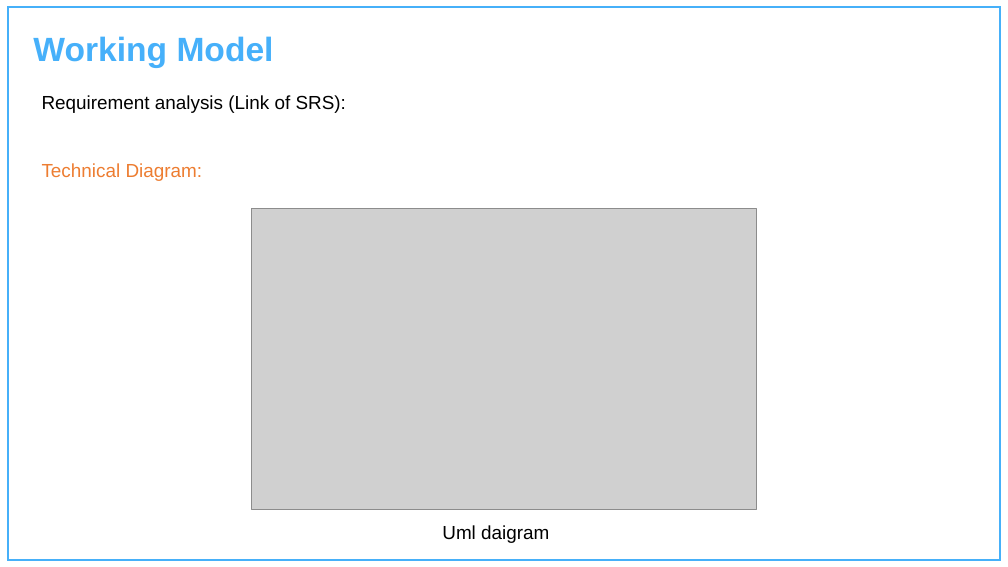
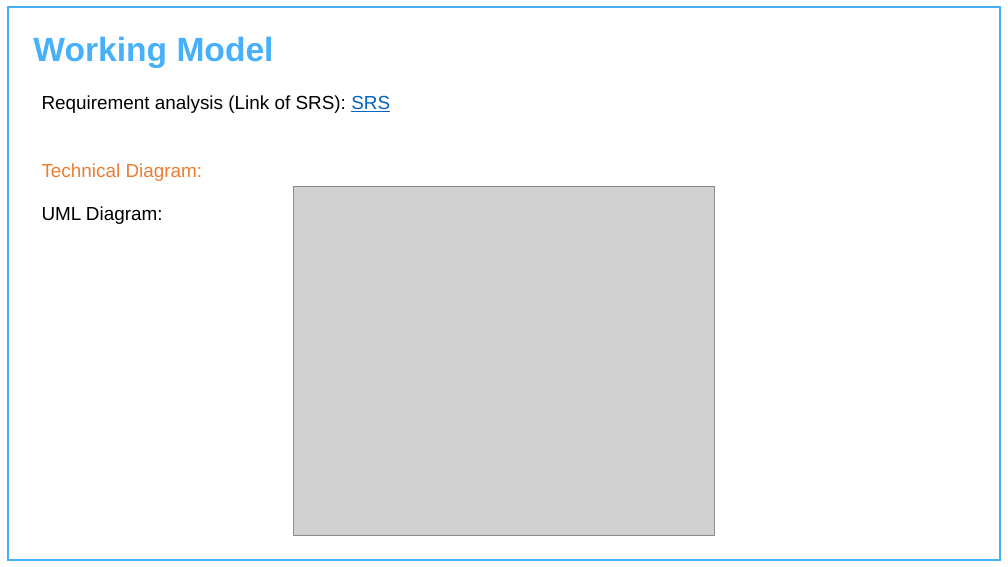
Before and after one commit to Charu-2718/AdaptiPlan, a slide deck: slide 17 of Project Presentation Template.pptx. Drawn at 1008x567 pixels with LibreOffice and Linux fonts; fonts in the diff are those of the drawing; grey boxes stand for pictures; background and template pictures are left out. Boxes give left, top, right and bottom in pixels: in the first picture for what was removed or moved away, otherwise in the second. Text is boxed around its words. In the diff, an @@ line names an element or a change of style, - is before the commit and + after.

```diff
--- a/Project Presentation Template.pptx
+++ b/Project Presentation Template.pptx
@@ text at (42, 95, 390, 113): text changed @@
-Requirement analysis (Link of SRS):
+Requirement analysis (Link of SRS): SRS
@@ text at (42, 206, 163, 224): text changed @@
-Uml daigram
+UML Diagram:
@@ picture: place and size @@
-picture at (252, 209, 756, 510)
+picture at (294, 186, 715, 535)
```
Also in this commit, not shown: 2 other slides changed, 1 other file.
